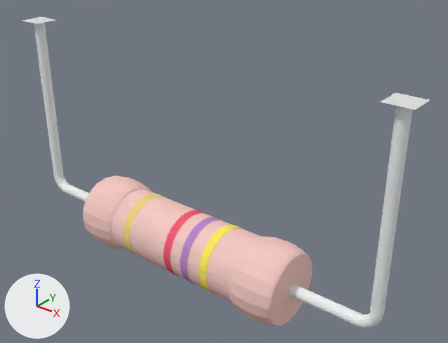
Before and after pictures for a commit that changed the Blender file static/blend_files/resistor.blend.
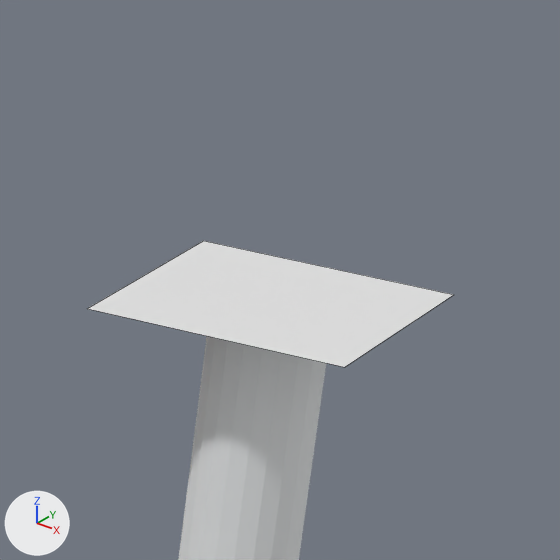
The first picture shows the older version from a 50 mm camera at (7.9, -8.82, 3.18) aimed at (0.46, 0.48, -2.59). The close-ups show both versions on the part from 82% to 99% of the width and 17% to 40% of the height of that picture; other places that the commit changed are outside them. The lights are fixed; the arrows at lower left show +X, +Y and +Z. The close-ups show mesh edges as thin lines.

Objects in the first close-up: 'R1', 'R1_1'.
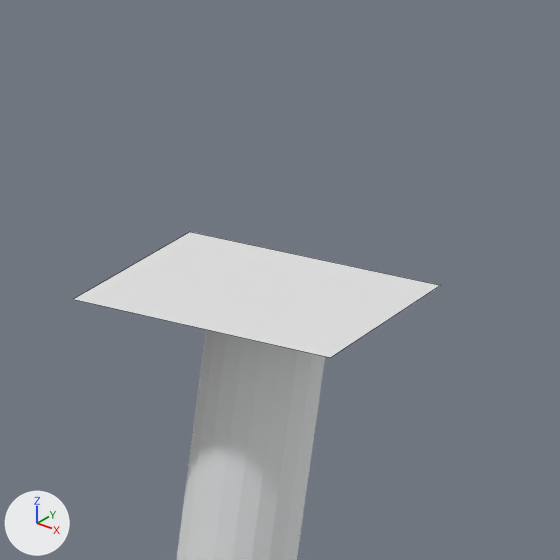
The newer file is also turned or shifted as a whole; pictures and numbers use the older file's frame.

Boxes [x1, y1, x2, y2] around the edits, measured in the close-ups (560 x 560 px):
'R1_1', moved
    before: [87, 241, 453, 367]
    after: [74, 232, 441, 358]

Patch to the scene script:
```diff
--- a/static/blend_files/resistor.blend.py
+++ b/static/blend_files/resistor.blend.py
@@ ob_r1_1 @@
 ob_r1_1 = bpy.data.objects.new('R1_1', me_plane_001)
-ob_r1_1.location = (4.417, -0.028, 0.0)
+ob_r1_1.location = (4.395, -0.055, 0.023)
 ob_r1_1.scale = (0.284, 0.284, 1.0)
```
